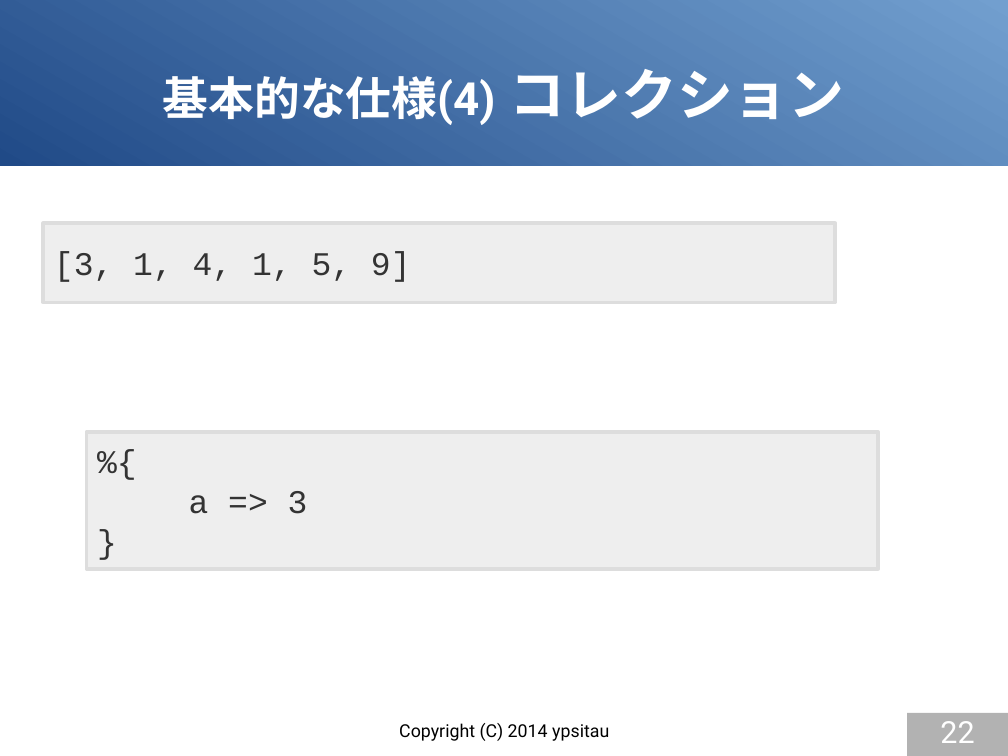
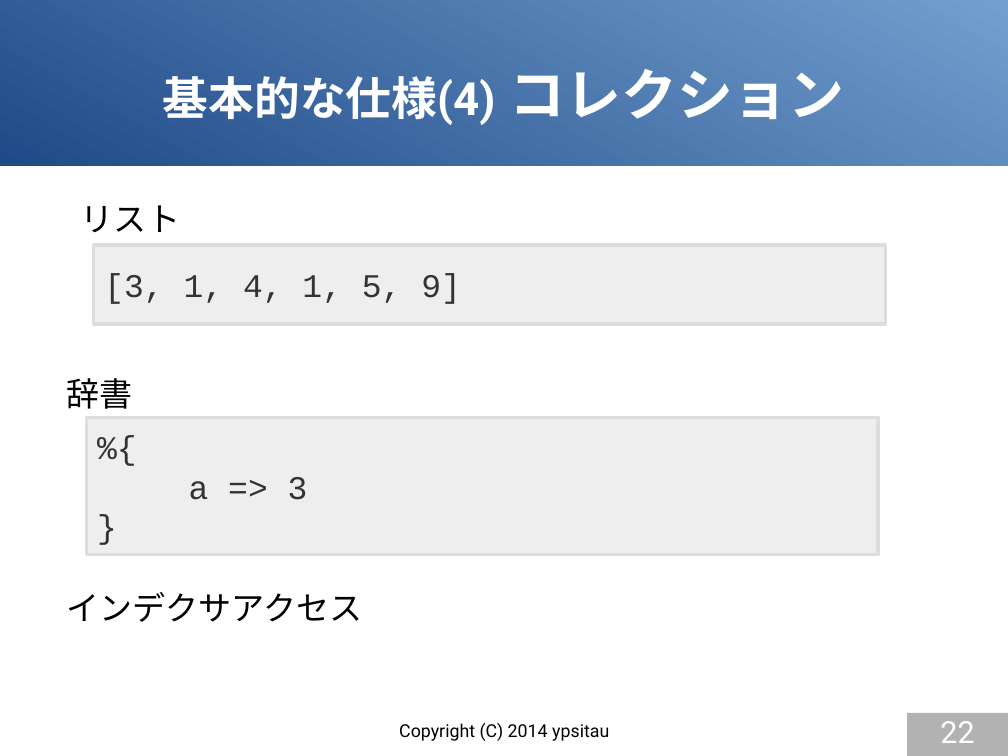
Before and after one commit to gura-lang/gura-doc, a slide deck: slide 22 of presentation/gura-introduction.odp. Drawn at 1008x756 pixels with LibreOffice and Linux fonts; fonts in the diff are those of the drawing. Boxes give left, top, right and bottom in pixels: in the first picture for what was removed or moved away, otherwise in the second. Text is boxed around its words. In the diff, an @@ line names an element or a change of style, - is before the commit and + after.

```diff
--- a/presentation/gura-introduction.odp
+++ b/presentation/gura-introduction.odp
@@ text added at [81, 205, 180, 233], 26 pt, text #000000 @@
+リスト
@@ rectangle "[3, 1, 4, 1, 5, ...": place and size @@
-rectangle "[3, 1, 4, 1, 5, ..." at [43, 223, 835, 303]
+rectangle "[3, 1, 4, 1, 5, ..." at [93, 245, 885, 325]
@@ text added at [67, 378, 133, 409], 26 pt, text #000000 @@
+辞書
@@ rectangle "%{": place and size @@
-rectangle "%{" at [86, 432, 878, 569]
+rectangle "%{" at [86, 418, 878, 555]
@@ text added at [67, 592, 363, 622], 26 pt, text #000000 @@
+インデクサアクセス
```
Also in this commit, not shown: 9 other slides changed, 5 slides added.
